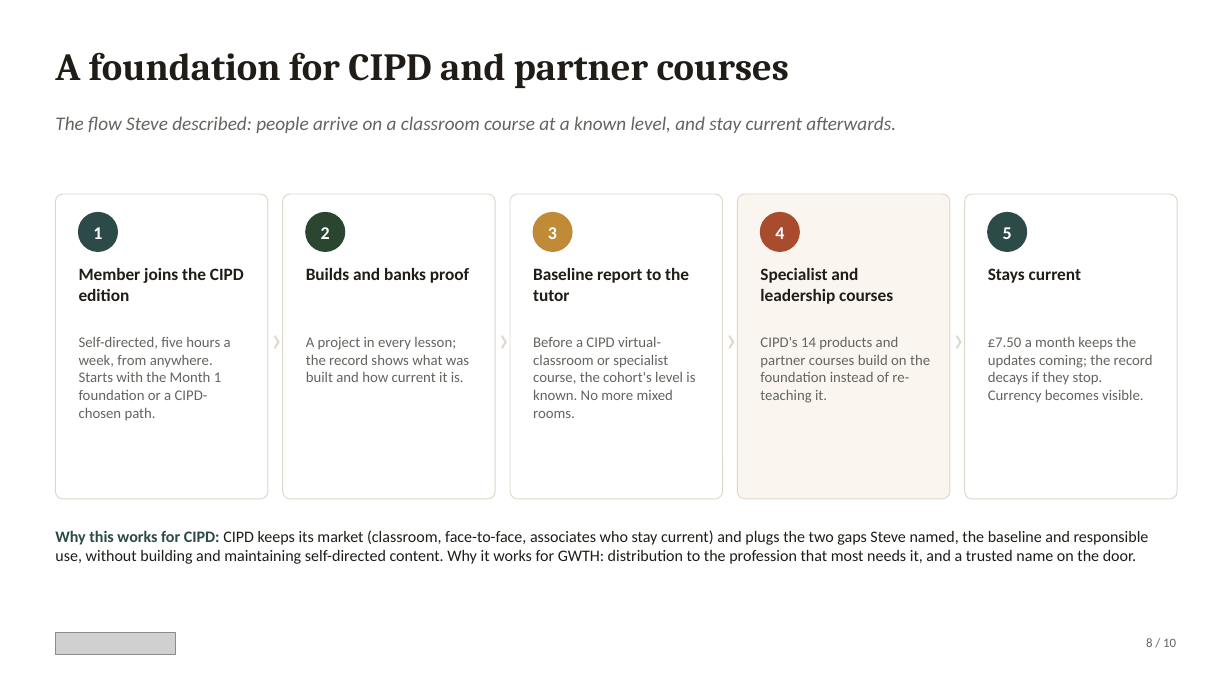
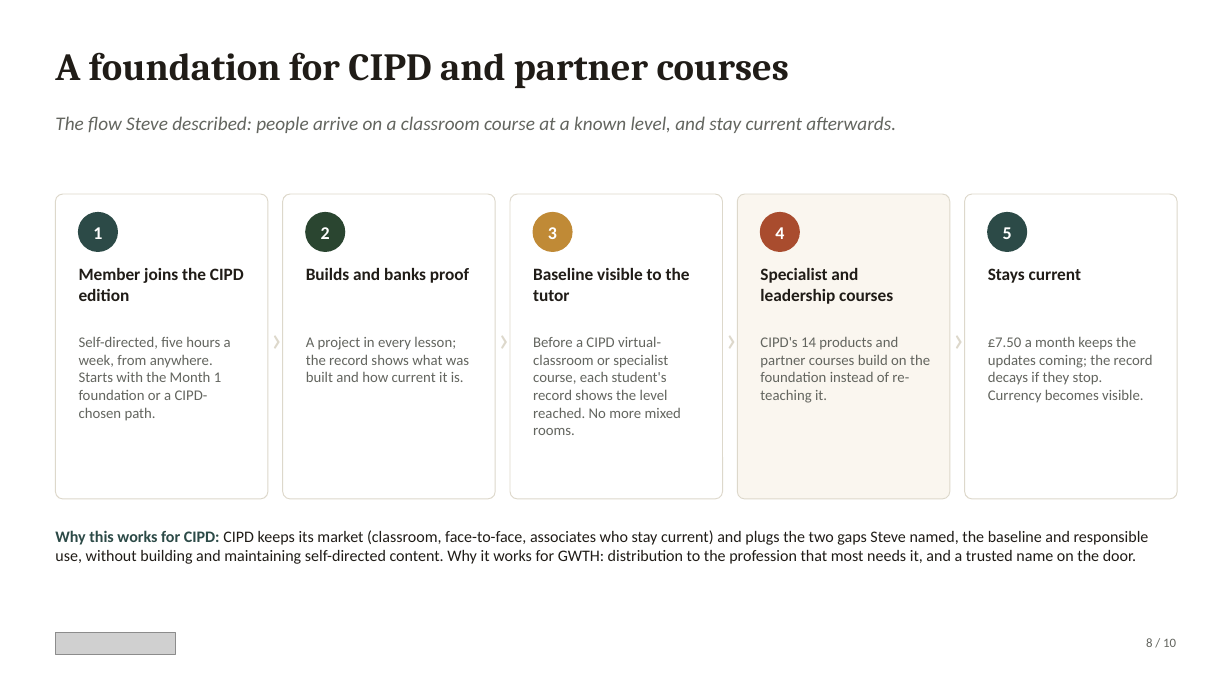
Before and after one commit to David-ACG/gwth-v2, a slide deck: slide 8 of CIPD/deck/GWTH-CIPD-2026-08-20.pptx. Drawn at 1232x693 pixels with LibreOffice and Linux fonts; fonts in the diff are those of the drawing; grey boxes stand for pictures. Boxes give left, top, right and bottom in pixels: in the first picture for what was removed or moved away, otherwise in the second. Text is boxed around its words. In the diff, an @@ line names an element or a change of style, - is before the commit and + after.

```diff
--- a/CIPD/deck/GWTH-CIPD-2026-08-20.pptx
+++ b/CIPD/deck/GWTH-CIPD-2026-08-20.pptx
@@ text at box(533, 268, 690, 301): text changed @@
-Baseline report to the tutor
+Baseline visible to the tutor
@@ text at box(533, 337, 681, 435): text changed @@
-Before a CIPD virtual-classroom or specialist course, the cohort's level is known. No more mixed rooms.
+Before a CIPD virtual-classroom or specialist course, each student's record shows the level reached. No more mixed rooms.
```
Also in this commit, not shown: 3 other slides changed, 5 other files.
